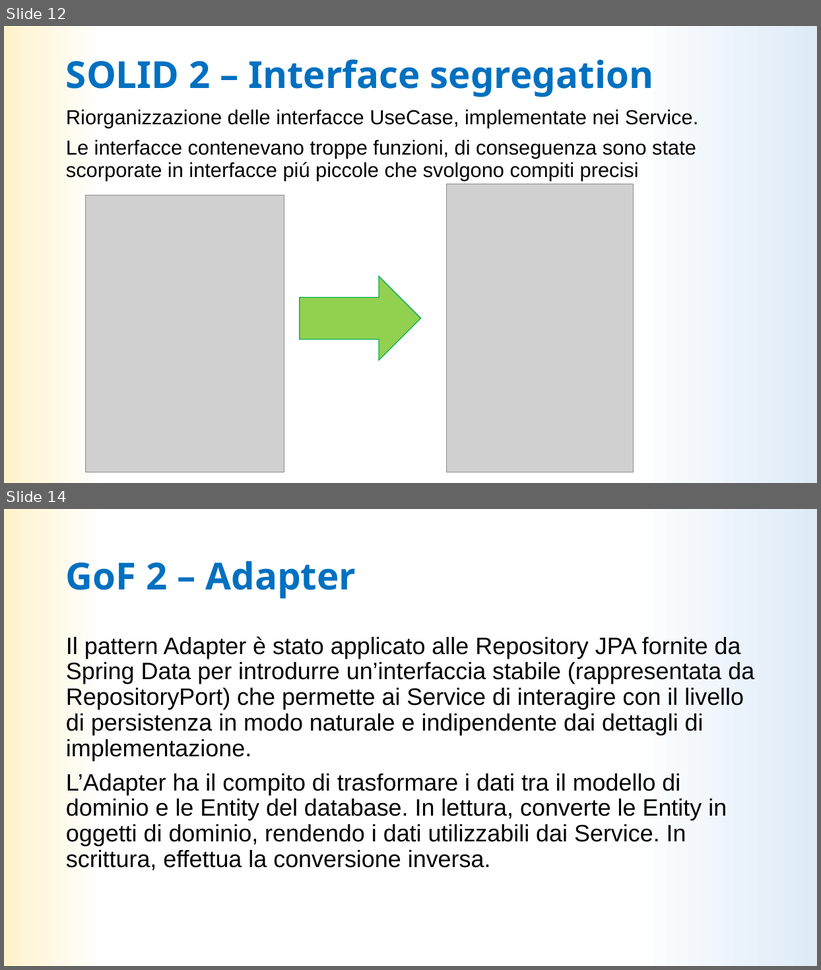
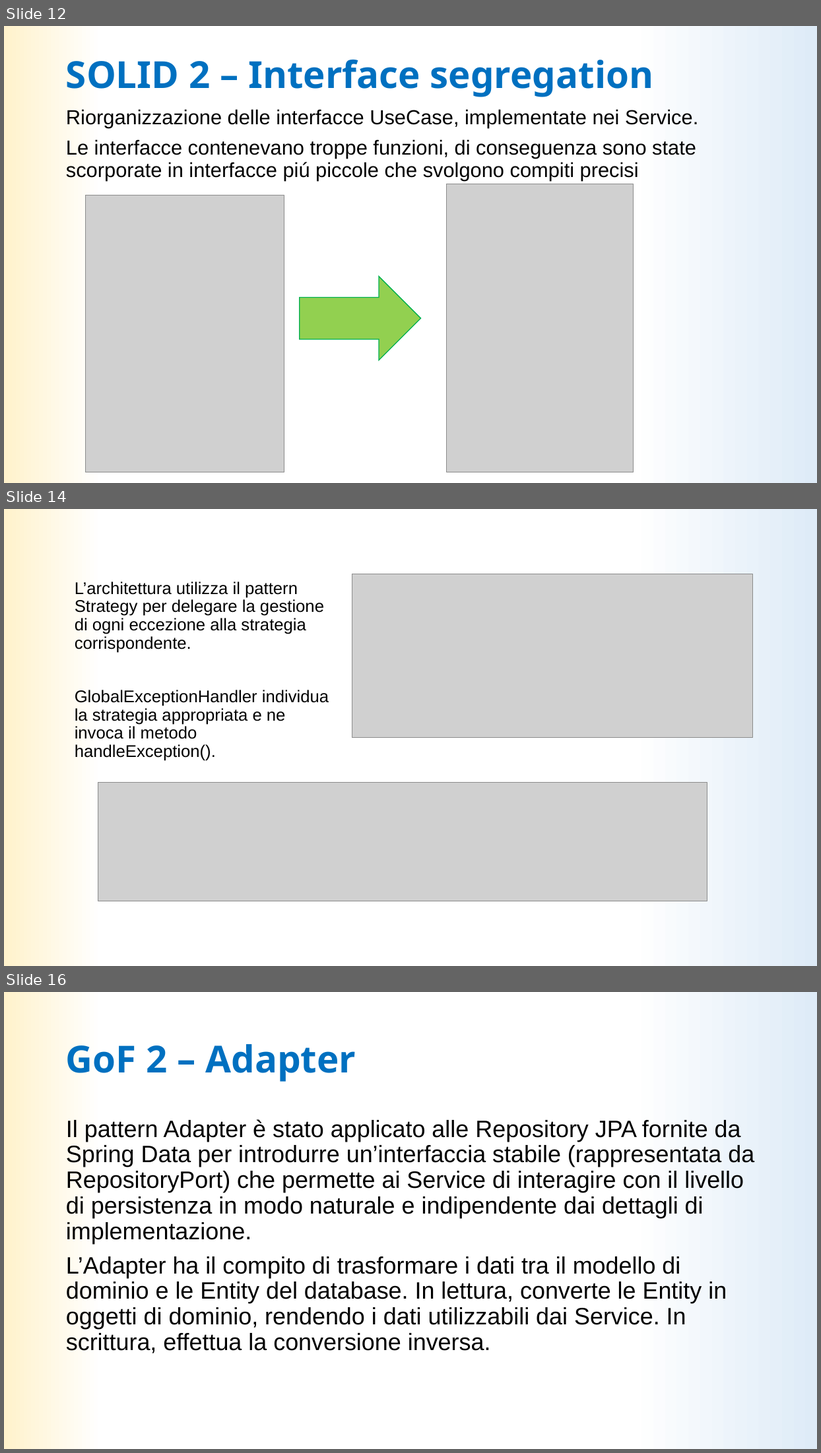
Before and after one commit to LDolzanelli/progettoIngegneria, a slide deck: doc/Presentazione/Presentazione_ingsw_parteB.pptx. Shown one above the other, each under a label of ours: slides 12 and 14 before the commit, slides 12, 14 and 16 after it; the slides between them are not shown. The pictures are 821x970 and 821x1453 pixels, drawn with LibreOffice and Linux fonts; fonts in the diff are those of the drawing; grey boxes stand for pictures. Boxes give left, top, right and bottom in pixels: in the first picture for what was removed or moved away, otherwise in the second. Text is boxed around its words. In the diff, an @@ line names an element or a change of style, - is before the commit and + after.

Commit message:
Aggiunto strategy nella presentazione

```diff
--- a/doc/Presentazione/Presentazione_ingsw_parteB.pptx
+++ b/doc/Presentazione/Presentazione_ingsw_parteB.pptx
@@ slide 14 added at box(4, 509, 817, 966), background gradient #DEEBF7 to #FFFFFF to #FFF2CC @@
@@ text added at box(75, 582, 329, 761), 20 pt, text #000000 @@
+L’architettura utilizza il pattern Strategy per delegare la gestione di ogni eccezione alla strategia corrispondente.
+GlobalExceptionHandler individua la strategia appropriata e ne invoca il metodo handleException().
@@ picture added at box(352, 574, 753, 738) @@
@@ picture added at box(98, 783, 708, 901) @@
@@ what was slide 14 is now slide 16 @@
```
Also in this commit, not shown: 1 slide changed, 1 other slide added, 2 other files.
